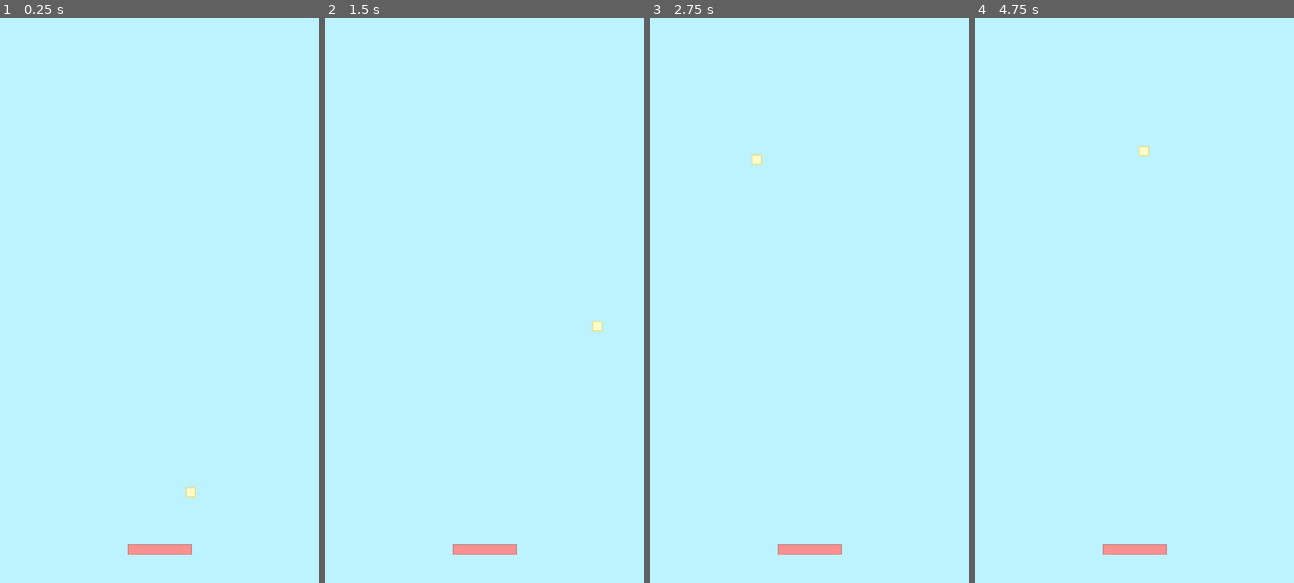
Above: before the commit, frames 1-4 (left to right).
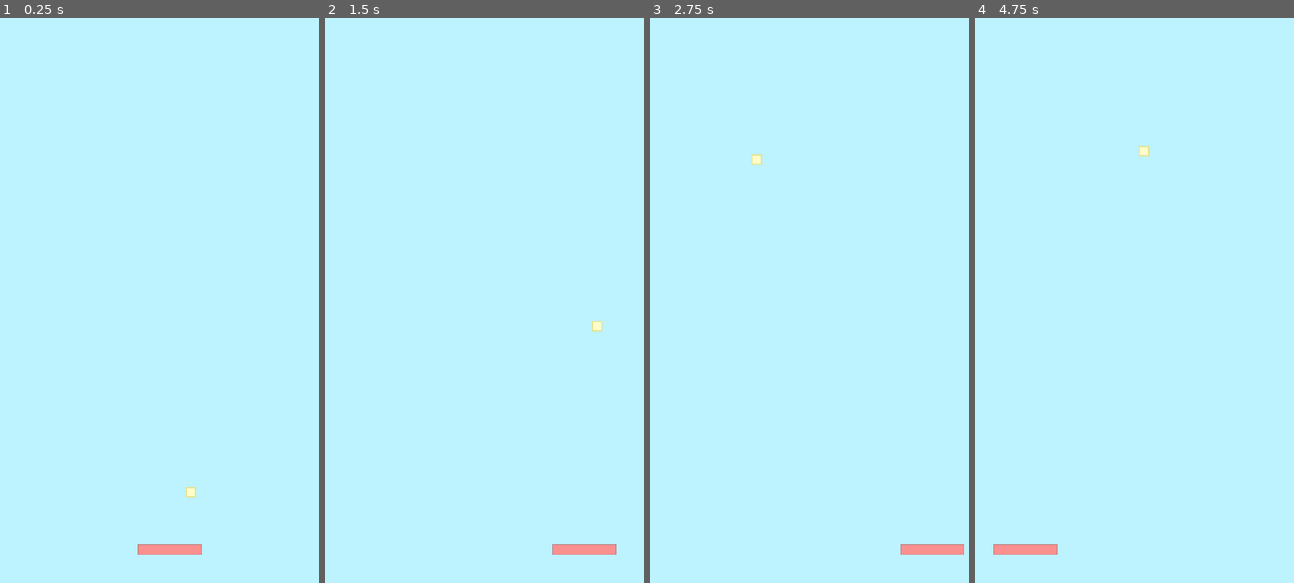
Above: after the commit, the same moments.

Repository: KeneePatel/BrickBreaker
Game: Godot game, scene res://Scenes/MainGame.tscn
Two runs of this game, one before a commit and one after it. Both use one fixed random seed, a clock stepped at 60 frames per second and the inputs below.
Inputs:
- Up to frame 1 (0.25 s): no input
- Up to frame 2 (1.5 s): hold Right (ui_right) 0.53-1.28 s; hold Left (ui_left) from 1.28 s (still down)
- Up to frame 3 (2.75 s): release Left (ui_left) at 2.03 s; hold Right (ui_right) from 2.03 s (still down)
- Up to frame 4 (4.75 s): release Right (ui_right) at 3.53 s; hold Left (ui_left) from 3.53 s (still down)

The runs differ from the first frame. In frame 1, 0.1% of the frame differs, in the area x 40-64%, y 93-95%; in frame 2, 0.8%, in the area x 40-92%, y 93-95%; in frame 3, 0.8%; in frame 4, 0.8%.

Commit message:
added paddle movements

Diff:
--- a/Scenes/MainGame.tscn
+++ b/Scenes/MainGame.tscn
@@ -1,8 +1,9 @@
-[gd_scene load_steps=6 format=2]
+[gd_scene load_steps=7 format=2]
 
 [ext_resource path="res://png's/Paddle.png" type="Texture" id=1]
 [ext_resource path="res://Scripts/Ball.gd" type="Script" id=2]
 [ext_resource path="res://png's/Ball.png" type="Texture" id=3]
+[ext_resource path="res://Scripts/Paddle.gd" type="Script" id=4]
 
 [sub_resource type="RectangleShape2D" id=2]
 extents = Vector2( 48, 8 )
@@ -21,6 +22,7 @@
 }
 
 [node name="Paddle" type="KinematicBody2D" parent="."]
+script = ExtResource( 4 )
 
 [node name="Sprite" type="Sprite" parent="Paddle"]
 position = Vector2( 240, 800 )
--- /dev/null
+++ b/Scripts/Paddle.gd
@@ -0,0 +1,19 @@
+extends KinematicBody2D
+
+var vel : int = 1
+const max_displacement : int = 190
+
+func _process(delta):
+	position.x += vel * delta * 60
+
+	if position.x <= max_displacement and position.x >= -max_displacement:
+		if Input.is_action_pressed("ui_left"):
+			vel = -5
+		elif Input.is_action_pressed("ui_right"):
+			vel = 5
+	else:
+		vel = 0
+		if position.x <= max_displacement:
+			position.x += 1
+		else:
+			position.x -= 1
